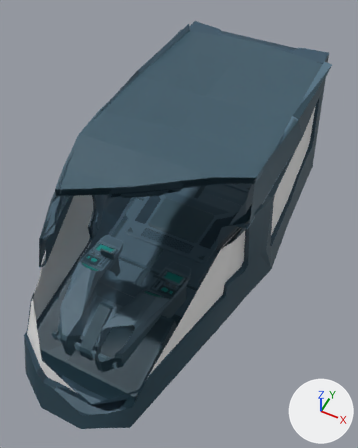
Before and after pictures for a commit that changed the FBX model Assets/ModelosModificados/CABINA.fbx.
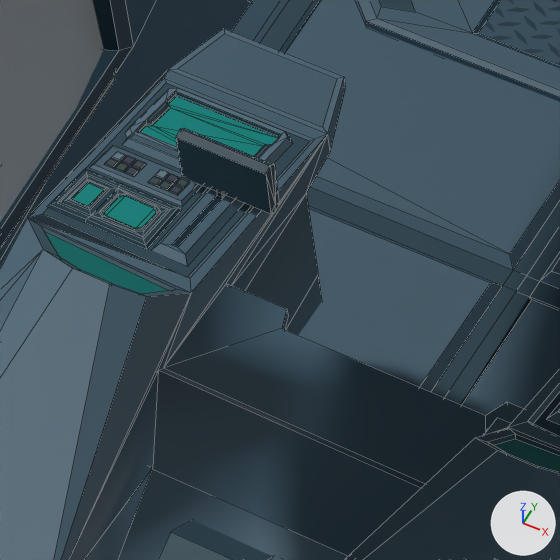
Each version appears first whole from a camera (50 mm lens) standing at (12.2, -9.57, 10.88) and looking at (8.46, -2.09, 1.53), and next in a close-up on the part from 21% to 43% of the width and 51% to 69% of the height. The axes (+X, +Y, +Z) are drawn at lower right. The lights are the same throughout. The close-ups show mesh edges as thin lines. Everything nearer to the camera than a plane just in front of the edit is cut away. Where no turn or scale is listed for an object, it has been applied to the vertices. Vertices at the same position are counted once.

Names of what the first close-up shows: 'PalancaDer', 'PuenteBase', 'PuenteCristales', 'PuenteEsqueleto'.
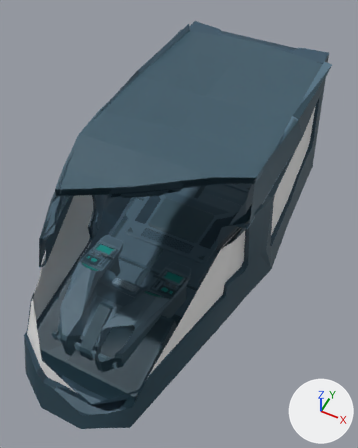
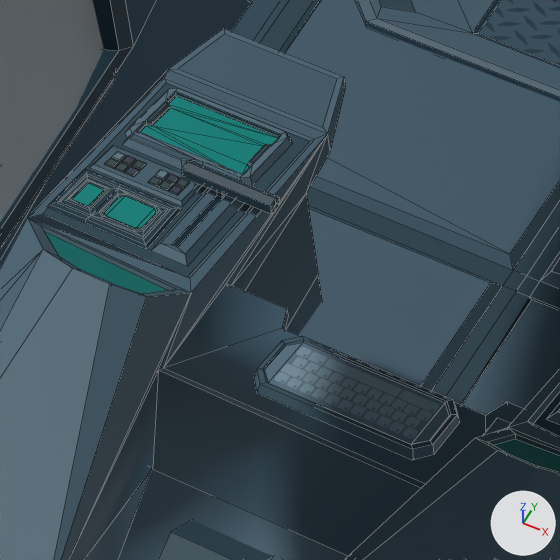
The change, as a list of edits to the scene's bpy script:
```text
Change me_mesh_004:
    used by ob_puentebase; location = (0.0, 0.0, 0.0)
    remove me_mesh_004.from_pydata(...)  # 1796 vertices, 1668 faces; spans x 5.78..10.68, y -7.03..3.03, z 0.26..3.91
    add me_mesh_004.from_pydata(...)  # 1828 vertices, 1698 faces; spans x 5.78..10.68, y -7.03..3.03, z 0.26..3.91
    me_mesh_004 part 1: a new loose piece of 32 vertices spanning x 7.92..8.56, y -4.5..-4.24, z 1.6..1.69, in mat_scifi1 (picture img_hangarmodif_png)
Add me_mesh_001_1:
    me_mesh_001_1.from_pydata(...)  # 22 vertices, 22 faces; spans x -1.224..-0.891, y 0.341..0.398, z -0.374..-0.29
    me_mesh_001_1.materials.append(mat_scifispace)  # picture img_hangarmodif_png
Remove ob_palancader:
    ob_palancader = bpy.data.objects.new('PalancaDer', me_mesh_001)
    ob_palancader.location = (8.598, -4.313, 2.126)
Add ob_palancadermodif:
    ob_palancadermodif = bpy.data.objects.new('PalancaDerModif', me_mesh_001_1)
    ob_palancadermodif.location = (8.598, -4.313, 2.126)
```

What differs and where, as boxes [x1, y1, x2, y2] in the close-ups (560 x 560 px):
'PalancaDer', deleted (blue)
    before: [176, 128, 279, 213]
'PalancaDerModif', added (blue)
    after: [182, 160, 280, 213]
part 1 of me_mesh_004, added (blue)
    after: [254, 336, 460, 460]
